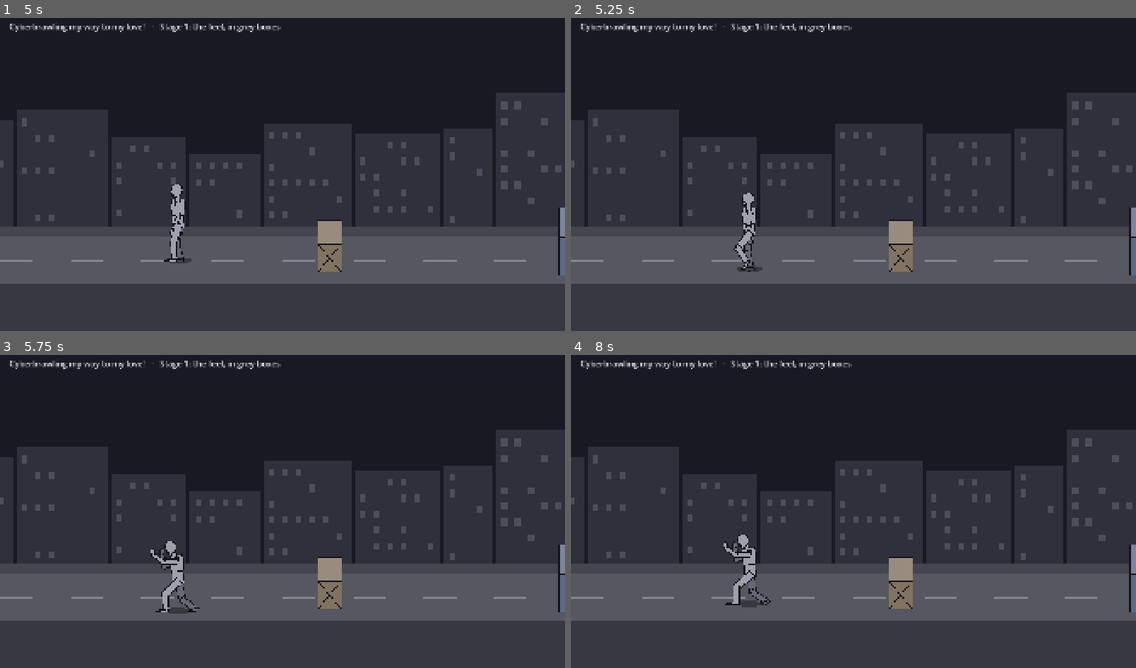
Above: before the commit, frames 1-4 (two rows, left to right).
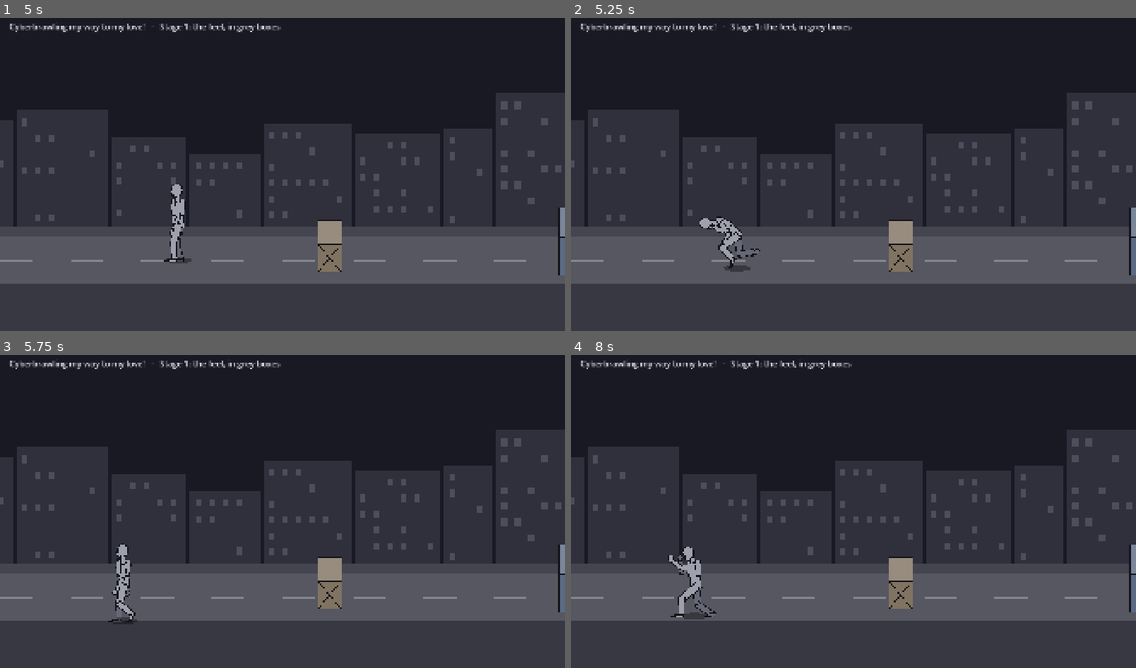
Above: after the commit, the same moments.

Repository: jetomev/cyberbrawling-my-way-to-my-love
Game: Godot game, scene res://scenes/main.tscn
The game is run twice, just before and just after one commit, with the same random seed, the same clock (stepped at 60 frames per second) and the same inputs.
Inputs (mouse positions are in pixels of both pictures, inside the frame that each line leads up to):
- Up to frame 1 (5 s): tap Enter at 0.5 s; move the mouse to (406, 155) at 0.52 s; hold Right (move_right) 0.53-1.25 s; hold D (block) 0.53-1.25 s; click (406, 155) at 0.67 s; tap Space (jump) at 0.77, 1.07, 3.77, 4.07 s; tap K (kick) at 0.8 s; drag from (169, 187) to (254, 237) at 1.27 s; move the mouse to (339, 102) at 2.02 s; hold Right (move_right) 2.03-2.75 s; hold W (run) 2.03-2.75 s; tap A (punch) at 2.1 s; drag from (254, 237) to (113, 124) at 2.77 s; move the mouse to (452, 221) at 3.52 s; hold Left (move_left) 3.53-4.25 s; tap X (stance) at 3.6 s; tap Z (sweep) at 3.8 s; drag from (113, 124) to (197, 93) at 4.27 s
- Up to frame 2 (5.25 s): move the mouse to (881, 171) at 5.02 s; hold Down (move_down) from 5.03 s (still down); tap C (roll, bound only after the commit) at 5.1 s; click (881, 171) at 5.17 s
- Up to frame 3 (5.75 s): keep holding Down (move_down); tap J at 5.3 s
- Up to frame 4 (8 s): release Down (move_down) at 5.75 s; drag from (768, 430) to (740, 524) at 5.77 s; move the mouse to (977, 492) at 6.52 s; hold Up (move_up) 6.53-7.25 s; tap L at 6.6 s; tap Space (jump) at 6.77, 7.07 s; tap Shift at 6.8 s; drag from (740, 524) to (825, 574) at 7.27 s

Frame 1 is identical in both runs. In frame 2, 1.0% of the frame differs, in the area x 22-34%, y 55-82%; in frame 3, 1.2%; in frame 4, 1.4%, in the area x 17-36%, y 57-85%.

Commit message:
Stage 1: Javier's final keys, and the evasion roll on C
Javier, 2026-11-02 21:56 (through the assistant team): "A punches, S kicks, D block, W for running, X for stance, z
for sweep, c for evation role (direction of the keys), space jump".

- controls.gd: S kicks (B no longer; the old spares J/K/L stay), C rolls. A guard holds the whole set: every key on
  its action, S only the kick, C only the roll, B not the kick (failed on the old keys first).
- fighter.gd: C rolls from the ground or a block, along the street the way the arrows point (forward if none, down or
  up the street with up and down), facing the threat the whole time; evading() is true for the first 70% (for when
  enemies' blows can miss), then he comes up open. Tuning: roll_ticks 32, roll_speed 6, roll_evade 0.7.
- poses.gd + hero_view.gd: the roll, from common technique (no recorded roll yet: CMU 128_09 "Run Roll Underneath"
  is the candidate, waiting on Javier's own yes to download): down into a crouch, chin tucked; over through a tight
  ball; up into a crouch; guard. New key "tumble" turns the whole drawing round about the hips; the view keeps the
  lowest drawn point (joints, part ends, the top of the head) on the street, so he rolls along it.
- demo.gd: a roll back and a roll forward after the sweep. README: the keys.

Tests: 146 (3326 checks), up from 144 (3251).

Co-Authored-By: Claude Opus 5.5 <noreply@anthropic.com>

Diff:
--- a/game/scripts/present/controls.gd
+++ b/game/scripts/present/controls.gd
@@ -2,13 +2,12 @@
 ## Keyboard and gamepad controls, set up in code so they're easy to read and test.
 ## Sticks are NOT in the action map: they go through stick_guard.gd (feed()), which ignores a stick stuck off centre
 ## from the moment it connects (Javier's G13, F-1) and applies the dead zone.
-## Keyboard (Javier, 2026-11-02 18:48: "ASDW are not key for walking. Let's do: A for punches, B for kicks, D for
-## blocking, W for running, X to swtich stance (fight/walk)"): A punch, B kick, D block (hold), W run (hold), X switch
-## stance; the arrows move (what moves the hero is his call still: MOVE_KEYS is the one place to change it); Space
-## jump; the old J punch, K kick, L/Shift block still work. Z is the sweep (Javier, 2026-11-02 19:28, through the
-## assistant team, on where the sweep goes: "Z key"), its own move, built with the punches and kicks from recorded
-## motion (no recorded sweep exists in the libraries we use, so it is drawn from the posture sheet). No gamepad button
-## for it yet.
+## Keyboard, Javier's final set (2026-11-02 21:56, through the assistant team): "A punches, S kicks, D block, W for
+## running, X for stance, z for sweep, c for evation role (direction of the keys), space jump"; the arrows move
+## (MOVE_KEYS is the one place to change that). The old spares J punch, K kick, L/Shift block still work; B is no
+## longer the kick. The sweep (Z) and the roll (C) are drawn from the posture sheet and common technique (no recorded
+## sweep exists in our libraries; a recorded roll, CMU 128_09, waits on Javier's yes to download). No gamepad button
+## for them yet.
 ## Gamepad: left stick or d-pad moves, X/Square punch, B/Circle kick, A/Cross jump, Y/Triangle or RB block (hold),
 ## LB run (hold), the left stick's click switches stance.
 
@@ -23,8 +22,8 @@
 const KEYS := {
 	"move_left": MOVE_KEYS["move_left"], "move_right": MOVE_KEYS["move_right"],
 	"move_up": MOVE_KEYS["move_up"], "move_down": MOVE_KEYS["move_down"],
-	"punch": [KEY_A, KEY_J], "kick": [KEY_B, KEY_K], "jump": [KEY_SPACE], "block": [KEY_D, KEY_L, KEY_SHIFT],
-	"run": [KEY_W], "stance": [KEY_X], "sweep": [KEY_Z],
+	"punch": [KEY_A, KEY_J], "kick": [KEY_S, KEY_K], "jump": [KEY_SPACE], "block": [KEY_D, KEY_L, KEY_SHIFT],
+	"run": [KEY_W], "stance": [KEY_X], "sweep": [KEY_Z], "roll": [KEY_C],
 }
 const PAD_BUTTONS := {
 	"move_left": [JOY_BUTTON_DPAD_LEFT], "move_right": [JOY_BUTTON_DPAD_RIGHT],
@@ -71,6 +70,7 @@
 		"punch": Input.is_action_just_pressed("punch"),
 		"kick": Input.is_action_just_pressed("kick"),
 		"sweep": Input.is_action_just_pressed("sweep"),
+		"roll": Input.is_action_just_pressed("roll"),
 		"block": Input.is_action_pressed("block"),
 		"run": Input.is_action_pressed("run"),
 		"stance": Input.is_action_just_pressed("stance"),
--- a/game/scripts/present/hero_view.gd
+++ b/game/scripts/present/hero_view.gd
@@ -13,6 +13,7 @@
 var shadow: Polygon2D
 var tint := Color.WHITE
 var facing := 1.0
+var body_y := 0.0  # the body's height off the street (sync sets it); a roll moves the body about it
 var since_touch := 999  # frames since the feet last touched down (for the landing's sink and rise)
 var was_grounded := true
 
@@ -128,7 +129,7 @@
 func sync(f, ground_y: float) -> void:
 	position = Vector2(f.x, ground_y + f.z)
 	z_index = int(f.z)
-	body.position.y = -f.y
+	body_y = -f.y
 	facing = f.facing
 	var height := clampf(f.y / 200.0, 0.0, 1.0)
 	shadow.scale = Vector2.ONE * (1.0 - height * 0.45)
@@ -140,6 +141,7 @@
 	was_grounded = grounded
 	var floor_y: float = f.world.floor_at(f.x, f.z, f.y) if f.world != null else 0.0
 	var pose := Poses.landing(Poses.angles(f.state, f.t, f.tune), since_touch if grounded else -1, f.y - floor_y, f.vy < 0.0)
+	pose["tumble_dir"] = float(f.roll_dir)
 	apply(pose, grounded)
 	body.modulate = Color(1.6, 1.6, 1.9) if f.blocking() == "perfect" else Color.WHITE  # a perfect block flashes
 
@@ -215,3 +217,24 @@
 		var open: bool = baked["open_" + side] > 0.5
 		hand.get_node("Open").visible = open
 		hand.get_node("Fist").visible = not open
+	# a roll ("tumble") turns the whole drawing round about the hips, the way the roll goes along the street, and keeps
+	# its lowest point on the street: he rolls along it, never through it
+	body.rotation = 0.0
+	body.position = Vector2(0.0, body_y)
+	var tumble: float = pose.get("tumble", 0.0)
+	if tumble != 0.0:
+		var turn := Transform2D(deg_to_rad(tumble * pose.get("tumble_dir", 1.0)), Vector2.ZERO)
+		var flip := Transform2D(0.0, body.scale, 0.0, Vector2.ZERO)
+		var hip: Vector2 = flip * (bones["hip"].position as Vector2)
+		var pos := Vector2(0.0, body_y) + hip - turn * hip
+		var lowest := -INF
+		for name in bones:
+			var at := Transform2D.IDENTITY
+			var n: Node = bones[name]
+			while n != body:
+				at = (n as Node2D).transform * at
+				n = n.get_parent()
+			for end in [Vector2.ZERO, Vector2(Poses.BONES[name][3], 0.0)]:  # each part's joint and its far end (the head's top)
+				lowest = maxf(lowest, (pos + turn * (flip * (at * end))).y)
+		body.rotation = turn.get_rotation()
+		body.position = pos - Vector2(0.0, lowest - body_y)
--- a/game/scripts/present/poses.gd
+++ b/game/scripts/present/poses.gd
@@ -33,7 +33,9 @@
 ##   out to the side, as on a hook's load). Hits are measured on the same shortened arm.
 ## - "tall" (0 to 1) on one leg, how far he rises onto it: 0 keeps the stance's bend (a front kick's standing knee,
 ##   about 40 degrees as recorded), 1 stands on a straight leg (a round kick or side kick, recorded within 8 degrees);
-##   below 0 he sinks onto it (-1: a deep squat on the one leg, as a sweep spins low)
+##   below 0 he sinks onto it (-1: a deep squat on the one leg, as a sweep spins low);
+## - "tumble" (degrees) turns the whole drawing round in the picture's plane, around the hips, the way a roll goes
+##   (hero_view.gd: the lowest drawn point stays on the street, so he rolls along it)
 
 const Moves := preload("res://scripts/sim/moves.gd")
 
@@ -65,11 +67,11 @@
 
 ## Keys a pose may hold besides bones: shared or automatic parts that bake() turns into bone angles.
 const SOFT_KEYS := ["hip_x", "hip_y", "hip_turn", "torso", "open_f", "open_b", "cover_f", "cover_b", "rise_f", "rise_b",
-	"spin", "turn", "pivot_f", "pivot_b", "fore_f", "fore_b", "feet", "step_f", "step_b", "lift_f", "lift_b", "spin_upper", "turn_upper", "upper_f", "upper_b", "spin_head", "relaxed", "tall"]
+	"spin", "turn", "pivot_f", "pivot_b", "fore_f", "fore_b", "feet", "step_f", "step_b", "lift_f", "lift_b", "spin_upper", "turn_upper", "upper_f", "upper_b", "spin_head", "relaxed", "tall", "tumble"]
 ## Keys that switch something on rather than bend it: a follow-through never carries them further.
 const SWITCH_KEYS := ["open_f", "open_b", "cover_f", "cover_b", "rise_f", "rise_b", "spin", "turn", "pivot_f", "pivot_b",
 	"fore_f", "fore_b", "feet", "step_f", "step_b", "lift_f", "lift_b", "spin_upper", "turn_upper", "upper_f", "upper_b",
-	"spin_head", "relaxed", "tall"]
+	"spin_head", "relaxed", "tall", "tumble"]
 
 ## The whip (D-21): in a strike the hips move first and the fist or foot arrives last. Each key is read this many
 ## ticks ahead on the move's curve, so the hips lead, the spine follows, then the shoulder and the upper limb; the
@@ -102,7 +104,7 @@
 	"leg_f_upper": -47.3, "leg_f_lower": 48.9, "leg_b_upper": 22.6, "leg_b_lower": 19.9, "hip_y": 0.0,
 	"open_f": 0.0, "open_b": 0.0, "hip_x": 0.0, "hip_turn": 0.0, "cover_f": 1.0, "cover_b": 1.0, "rise_f": 0.0,
 	"rise_b": 0.15, "spin": 0.0, "turn": 0.0, "pivot_f": 0.0, "pivot_b": 45.0, "fore_f": 0.0, "fore_b": 0.0,
-	"feet": 0.0, "step_f": 0.0, "step_b": 0.0, "lift_f": 0.0, "lift_b": 0.0, "spin_upper": 0.0, "turn_upper": 0.0, "upper_f": 0.0, "upper_b": 0.0, "spin_head": 0.0, "relaxed": 0.0, "tall": 0.0,
+	"feet": 0.0, "step_f": 0.0, "step_b": 0.0, "lift_f": 0.0, "lift_b": 0.0, "spin_upper": 0.0, "turn_upper": 0.0, "upper_f": 0.0, "upper_b": 0.0, "spin_head": 0.0, "relaxed": 0.0, "tall": 0.0, "tumble": 0.0,
 }
 const HEAD_LEAD := 6  # on a spin the head looks round first: it reads the spin this many frames ahead
 ## Where the ankles stand in the guard, from the hip joint: the guard's legs are solved for these spots.
@@ -227,6 +229,14 @@
 		["follow", {"spin": 360.0, "pivot_f": 360.0, "tall": -0.5, "torso": 14.0, "cover_f": 0.0, "cover_b": 0.0,
 			"arm_f_upper": 30.0, "arm_f_lower": -40.0, "arm_b_upper": 20.0, "arm_b_lower": -40.0, "leg_b_upper": -60.0, "leg_b_lower": 90.0}],
 		["end", {"spin": 360.0, "pivot_f": 360.0}]],
+	# C: the evasion roll (Javier, 2026-11-02 21:56). No recorded roll yet (CMU 128_09 "Run Roll Underneath" waits on
+	# Javier's yes to download), so common technique: drop into a crouch with the chin tucked and the arms reaching down,
+	# roll over through a tight ball (knees to the chest, arms round the shins), come up into a crouch, back to guard
+	"roll": [["start", {}],
+		["roll_down", {"hip_y": 30.0, "torso": 40.0, "head": 24.0, "cover_f": 0.0, "cover_b": 0.0, "arm_f_upper": -30.0, "arm_f_lower": -60.0, "arm_b_upper": -20.0, "arm_b_lower": -60.0, "tumble": 0.0}],
+		["roll_over", {"torso": 55.0, "head": 30.0, "cover_f": 0.0, "cover_b": 0.0, "leg_f_upper": -125.0, "leg_f_lower": 140.0, "leg_b_upper": -115.0, "leg_b_lower": 140.0, "arm_f_upper": -50.0, "arm_f_lower": -110.0, "arm_b_upper": -40.0, "arm_b_lower": -110.0, "tumble": 180.0}],
+		["roll_up", {"hip_y": 28.0, "torso": 26.0, "head": 10.0, "cover_f": 0.0, "cover_b": 0.0, "arm_f_upper": -30.0, "arm_f_lower": -70.0, "arm_b_upper": -20.0, "arm_b_lower": -70.0, "tumble": 340.0}],
+		["end", {"tumble": 360.0}]],
 	"climb": [["start", {"cover_f": 0.0, "cover_b": 0.0, "open_f": 1.0, "open_b": 1.0, "hand_f": -30.0, "hand_b": -30.0, "arm_f_upper": -165.0, "arm_f_lower": 0.0, "arm_b_upper": -150.0, "arm_b_lower": 0.0,
 			"leg_f_upper": -20.0, "leg_f_lower": 30.0, "hip_y": 0.0}],
 		["climb_mid", {"cover_f": 0.0, "cover_b": 0.0, "open_f": 1.0, "open_b": 1.0, "hand_f": 60.0, "hand_b": 60.0, "arm_f_upper": -60.0, "arm_f_lower": -30.0, "arm_b_upper": -40.0, "arm_b_lower": -30.0,
@@ -379,7 +389,15 @@
 				"to_walk", "to_fight": return tune["stance_switch_ticks"]
 				"jump_squat": return tune["jump_squat_ticks"]
 				"climb": return tune["climb_ticks"]
+				"roll": return tune["roll_ticks"]
 			return Moves.length(state, tune)
+		# the roll: down, over (upside down, a tight ball), up into a crouch
+		"roll_down":
+			return int(tune["roll_ticks"] * 0.15)
+		"roll_over":
+			return int(tune["roll_ticks"] * 0.5)
+		"roll_up":
+			return int(tune["roll_ticks"] * 0.85)
 		"climb_mid":
 			return tune["climb_ticks"] / 2
 		# a jump's flight, at the same fractions of the air time as the recording (CMU 16_05)
--- a/game/scripts/sim/demo.gd
+++ b/game/scripts/sim/demo.gd
@@ -5,7 +5,7 @@
 ## The route on the grey street (street_world.grey_street): smash the first crate with two kicks, walk on, climb the
 ## car, walk across its roof and flying-kick off the end, step down the street and jump the second crate, then the
 ## combos (moves.gd): jab-cross-power punch, jab-cross-push kick, low kick-body kick-side kick, jab-knee-uppercut, low kick-elbow-roundhouse, and a
-## hammer fist from a jump, a block, the sweep (Z); then the walk stance: switching to it, an everyday walk, a run, and back.
+## hammer fist from a jump, a block, the sweep (Z), a roll back and a roll forward (C); then the walk stance: switching to it, an everyday walk, a run, and back.
 const STEPS := [
 	[30, {}],
 	[150, {"mx": 1.0}],
@@ -26,6 +26,7 @@
 	[1, {"jump": true}], [6, {}], [1, {"punch": true}], [50, {}],
 	[40, {"block": true}], [1, {"block": true, "punch": true}], [40, {}],
 	[1, {"sweep": true}], [75, {}],
+	[1, {"roll": true, "mx": -1.0}], [45, {}], [1, {"roll": true}], [45, {}],
 	# then X to the walk stance, an everyday walk, a run (W held), and X back to the fight stance
 	[1, {"stance": true}], [16, {}], [66, {"mx": 1.0}], [22, {"mx": 1.0, "run": true}], [12, {}],
 	[1, {"stance": true}], [20, {}],
--- a/game/scripts/sim/fighter.gd
+++ b/game/scripts/sim/fighter.gd
@@ -3,8 +3,8 @@
 ## the same result, so tests and the bot can drive it bare. The hero uses it now; enemies will too.
 ##
 ## Space: x runs along the street, z is the depth of the street (0 = far edge), y is height above the street.
-## An input is a Dictionary: {mx: -1..1, mz: -1..1, jump, punch, kick, sweep, block, run, stance: bool}; jump, punch,
-## kick, sweep and stance are "pressed this tick"; block and run are "held" (D-19: hold to guard; its first moments are a perfect
+## An input is a Dictionary: {mx: -1..1, mz: -1..1, jump, punch, kick, sweep, roll, block, run, stance: bool}; jump,
+## punch, kick, sweep, roll and stance are "pressed this tick"; block and run are "held" (D-19: hold to guard; its first moments are a perfect
 ## block). Two stances (Javier, 2026-11-02 18:48: "W for running, X to swtich stance (fight/walk)"): the fight stance
 ## (guard "idle", the shuffle "walk") and the walk stance (relaxed "stand", the everyday walk "stroll"); X switches
 ## between them through a short "to_walk" / "to_fight"; running ("run" held: alone, the way he faces; with an arrow, that way) works from either and
@@ -32,6 +32,8 @@
 var state := "idle"
 var stance := "fight"  # "fight" (the guard) or "walk" (relaxed)
 var squat_mx := 0.0  # the stick when the jump was pressed: a running jump still carries forward from its crouch
+var roll_dir := 1  # which way along the street a roll goes (+1 right, -1 left)
+var roll_mz := 0.0  # and up or down the street
 var t := 0  # ticks spent in the current state
 var queue: Array[String] = []  # buttons pressed early, in order, waiting for the fighter to be free
 var buffer_left := 0  # once free, how long the waiting presses stay good
@@ -69,6 +71,14 @@
 				queue.append(b)
 			buffer_left = tune["buffer_ticks"]
 	t += 1
+	# C: the evasion roll (Javier, 2026-11-02 21:56: "c for evation role (direction of the keys)"), from the ground or a
+	# block, the way the arrows point (forward if none), facing the threat the whole time
+	if inp.get("roll", false) and (state in GROUND_STATES or state == "block") and queue.is_empty():
+		chain = ""
+		roll_dir = int(signf(mx)) if mx != 0.0 else facing
+		roll_mz = mz
+		_enter("roll")
+		return
 	if inp.get("stance", false) and state in GROUND_STATES and queue.is_empty():
 		vx = 0.0
 		stance = "walk" if stance == "fight" else "fight"
@@ -80,6 +90,8 @@
 		"to_walk", "to_fight":
 			if t >= tune["stance_switch_ticks"]:
 				_enter(_rest())
+		"roll":
+			_roll()
 		"jump", "air_kick", "hammer_fist":
 			if state == "jump" and not queue.is_empty() and queue[0] in ["punch", "kick"] and not air_kicked:
 				var move: String = Moves.AIR["P" if _take_buffer() == "punch" else "K"]
@@ -262,6 +274,27 @@
 	t = 0
 
 
+## Rolling along the street: the body moves the way the roll goes, stopped by what blocks it; then back to the rest.
+func _roll() -> void:
+	if t >= tune["roll_ticks"]:
+		vx = 0.0
+		_enter(_rest())
+		return
+	vx = roll_dir * tune["roll_speed"]
+	var nx := clampf(x + vx, tune["street_left"], tune["street_right"])
+	if not _blocked(nx, z):
+		x = nx
+	if not tune["flat_line"]:
+		var nz := clampf(z + roll_mz * tune["depth_speed"], 0.0, tune["street_depth"])
+		if not _blocked(x, nz):
+			z = nz
+
+
+## True while a roll can't be hit (most of it; he comes up open).
+func evading() -> bool:
+	return state == "roll" and t < int(tune["roll_ticks"] * tune["roll_evade"])
+
+
 ## "perfect" in a block's first perfect_block_ticks, "block" after that, "" when not blocking.
 func blocking() -> String:
 	if state != "block":
--- a/game/scripts/sim/tuning.gd
+++ b/game/scripts/sim/tuning.gd
@@ -20,6 +20,9 @@
 	"jump_speed": 6.0,  # a running jump goes faster than walking, so a crate can be cleared
 	"air_steer": 0.5,  # how much the stick can change a jump that's already going (0 = none, 1 = full)
 	"land_ticks": 4,
+	"roll_ticks": 32,  # C: the evasion roll (Javier, 2026-11-02 21:56), about half a second
+	"roll_speed": 6.0,  # along the street the way the arrows point
+	"roll_evade": 0.7,  # the share of the roll he can't be hit in (then he comes up open)
 	# attacks: start-up, active (can hit), recovery, all in ticks; reach in pixels from the body's centre
 	"punch_startup": 4,
 	"punch_active": 3,
--- a/game/tests/test_hero_view.gd
+++ b/game/tests/test_hero_view.gd
@@ -114,7 +114,7 @@
 		seen[f.state] = true
 		if f.x > 2724.0 and f.y == 0.0 and f.state != "climb":
 			past_crate_two_on_ground = true
-	for s in STATES + ["cross", "power_punch", "push_kick", "body_kick", "side_kick", "knee", "uppercut", "elbow", "roundhouse", "hammer_fist", "sweep"]:
+	for s in STATES + ["cross", "power_punch", "push_kick", "body_kick", "side_kick", "knee", "uppercut", "elbow", "roundhouse", "hammer_fist", "sweep", "roll"]:
 		check(seen.has(s), "the demo shows %s" % s)
 	check(w.objects[0]["broken"], "it smashes the first crate")
 	check(not w.objects[2]["broken"] and past_crate_two_on_ground, "it jumps the second crate")
@@ -174,3 +174,26 @@
 			var toe := _at(v, "toe_" + pair[1])
 			check(toe.x < ankle.x - 10.0, "%s@%d: the standing toe points away from the target, heel to it (toe %.0f, ankle %.0f)" % [pair[0], tick, toe.x, ankle.x])
 	v.free()
+
+
+func test_the_roll_turns_a_full_circle_along_the_street() -> void:
+	# the drawn body tumbles all the way round, rolling on the street (never drawn through it), and ends upright
+	var t := Tuning.fresh()
+	var v = HeroView.new()
+	var most := 0.0  # the turn added up frame by frame (a rotation reads -180..180)
+	var prev := 0.0
+	var lowest := -INF
+	for tick in t["roll_ticks"]:
+		var p := Poses.angles("roll", tick, t)
+		p["tumble_dir"] = 1.0
+		v.apply(p)
+		most += wrapf(v.body.rotation_degrees - prev, -180.0, 180.0)
+		prev = v.body.rotation_degrees
+		for name in v.bones:
+			lowest = maxf(lowest, _at(v, name).y)
+		lowest = maxf(lowest, v.points()["head"].y)  # the top of the head too
+	check(absf(most) >= 300.0, "a full circle (%.0f degrees)" % most)
+	check(lowest <= 2.0, "rolling on the street, never through it (%.0f px under it)" % lowest)
+	v.apply(Poses.angles("idle", 0, t))
+	check(absf(v.body.rotation_degrees) < 0.5, "upright again after it")
+	v.free()
--- a/game/tests/test_walking.gd
+++ b/game/tests/test_walking.gd
@@ -66,12 +66,20 @@
 
 func test_the_keys_are_javiers() -> void:
 	var k: Dictionary = Controls.KEYS
-	for pair in [["punch", KEY_A], ["kick", KEY_B], ["block", KEY_D], ["run", KEY_W], ["stance", KEY_X], ["sweep", KEY_Z]]:
+	# Javier's final set (2026-11-02 21:56, through the assistant team): "A punches, S kicks, D block, W for running, X
+	# for stance, z for sweep, c for evation role (direction of the keys), space jump"
+	for pair in [["punch", KEY_A], ["kick", KEY_S], ["block", KEY_D], ["run", KEY_W], ["stance", KEY_X], ["sweep", KEY_Z], ["roll", KEY_C], ["jump", KEY_SPACE]]:
 		check(pair[1] in k[pair[0]], "%s is on %s" % [pair[0], OS.get_keycode_string(pair[1])])
 	for move in ["move_left", "move_right", "move_up", "move_down"]:
 		for key in [KEY_A, KEY_S, KEY_D, KEY_W]:
 			check(not key in k[move], "%s doesn't move him" % OS.get_keycode_string(key))
 	check(not KEY_X in k["kick"], "X isn't a kick any more")
+	check(not KEY_B in k["kick"], "B isn't the kick any more (S is)")
+	for action in k:
+		if action != "roll":
+			check(not KEY_C in k[action], "C is only the roll (not %s)" % action)
+		if action != "kick":
+			check(not KEY_S in k[action], "S is only the kick (not %s)" % action)
 	for action in k:
 		if action != "sweep":
 			check(not KEY_Z in k[action], "Z is only the sweep (not %s)" % action)
@@ -159,3 +167,29 @@
 	eq(f.chain, "", "it is no link of a chain (a P after it opens a new one)")
 	run_for(f, 90)
 	eq(f.state, "idle", "and he rises back to his guard")
+
+
+func test_c_rolls_the_way_the_arrows_point() -> void:
+	# Javier (21:56): "c for evation role (direction of the keys)". An evasion roll along the street the way the arrows
+	# point (forward if none), facing the threat the whole time; it evades for most of the roll, then he is open again.
+	var f = Fighter.new()
+	var x0: float = f.x
+	f.step({"roll": true, "mx": -1.0})
+	eq(f.state, "roll", "C: the roll")
+	check(f.evading(), "while rolling he can't be hit")
+	run_for(f, f.tune["roll_ticks"] - 4)
+	check(f.x < x0 - 100.0, "it goes the way the arrow points: back (%.0f px)" % (f.x - x0))
+	eq(f.facing, 1, "still facing the threat")
+	check(not f.evading(), "coming up out of it, he's open again")
+	run_for(f, 10)
+	eq(f.state, "idle", "back in his guard")
+	var g = Fighter.new()
+	var gx: float = g.x
+	g.step({"roll": true})
+	run_for(g, g.tune["roll_ticks"])
+	check(g.x > gx + 100.0, "no arrow: a forward roll (%.0f px)" % (g.x - gx))
+	var h = Fighter.new()
+	var z0: float = h.z
+	h.step({"roll": true, "mz": 1.0})
+	run_for(h, h.tune["roll_ticks"])
+	check(h.z > z0 + 20.0, "down the street with the down arrow (%.0f px)" % (h.z - z0))
